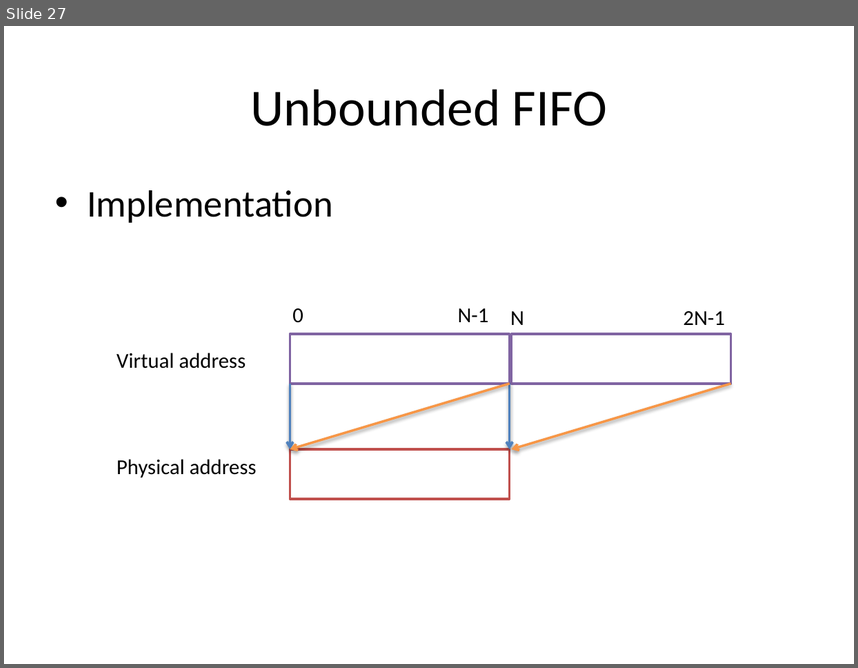
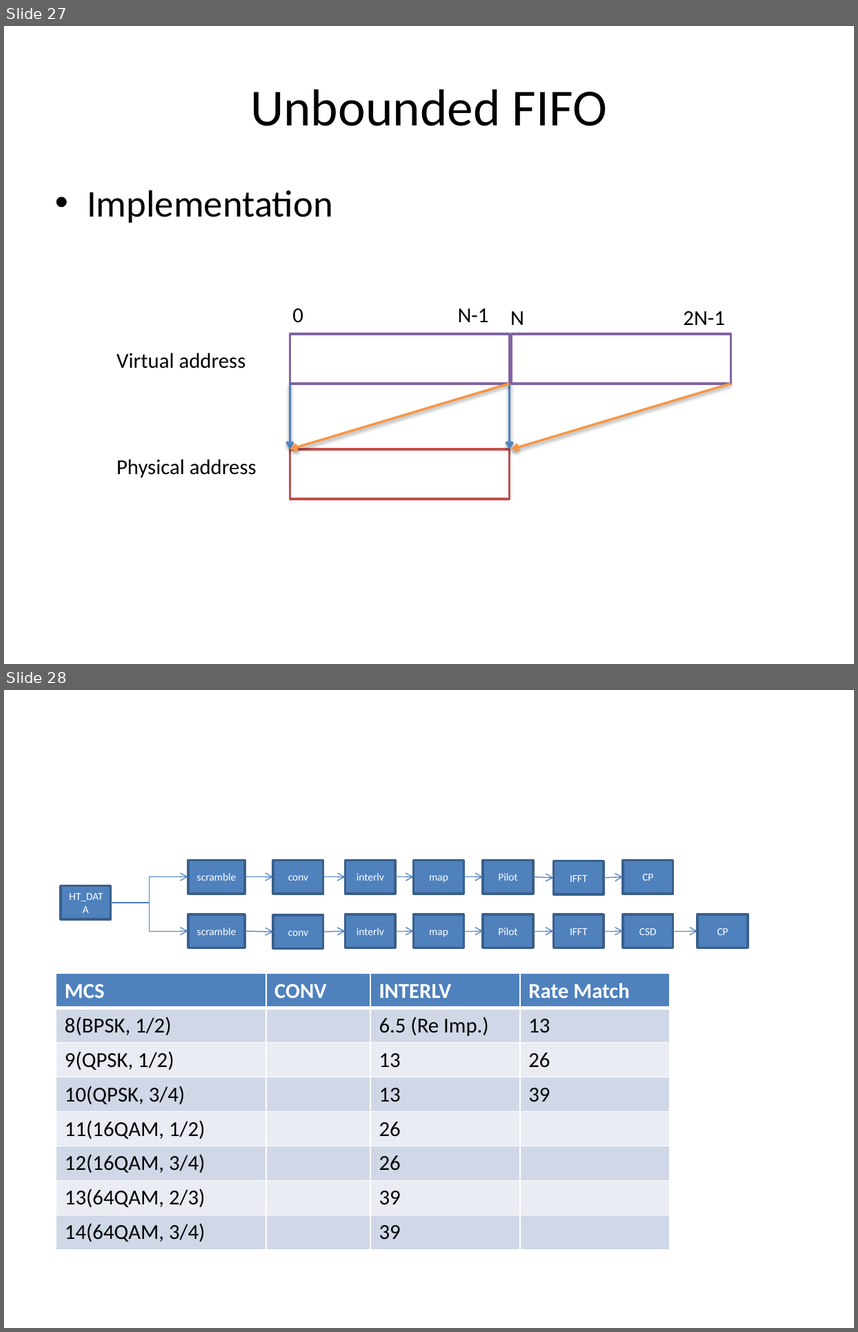
Before and after one commit to wwwgitcom/CORA, a slide deck: cora.pptx. Shown one above the other, each under a label of ours: slide 27 before the commit, slides 27 and 28 after it. The pictures are 858x668 and 858x1332 pixels, drawn with LibreOffice and Linux fonts; fonts in the diff are those of the drawing. Boxes give left, top, right and bottom in pixels: in the first picture for what was removed or moved away, otherwise in the second. Text is boxed around its words. In the diff, an @@ line names an element or a change of style, - is before the commit and + after.

```diff
--- a/cora.pptx
+++ b/cora.pptx
@@ slide 28 added at [4,690,854,1328], background #FFFFFF @@
@@ arrow added from (245, 877) to (274, 877), #4B7EBC 0.75 pt @@
@@ elbow arrow added from (111, 903) to (188, 931), #4B7EBC 0.75 pt @@
@@ group added at [61,860,748,949]: 16 rectangles, 11 arrows, 1 elbow arrow @@
+CP
+CSD
+CP
+HT_DATA
+interlv
+map
+interlv
+map
+IFFT
+IFFT
+Pilot
+Pilot
+scramble
+conv
+conv
+scramble
@@ arrow added from (245, 931) to (274, 931), #4B7EBC 0.75 pt @@
@@ table added at [56,973,670,1248], 8 rows, 4 columns @@
+MCS | CONV | INTERLV | Rate Match
+8(BPSK, 1/2) |  | 6.5 (Re Imp.) | 13
+9(QPSK, 1/2) |  | 13 | 26
+10(QPSK, 3/4) |  | 13 | 39
+11(16QAM, 1/2) |  | 26 | 
+12(16QAM, 3/4) |  | 26 | 
+13(64QAM, 2/3) |  | 39 | 
+14(64QAM, 3/4) |  | 39 | 
```
Also in this commit, not shown: 1 other slide added.
